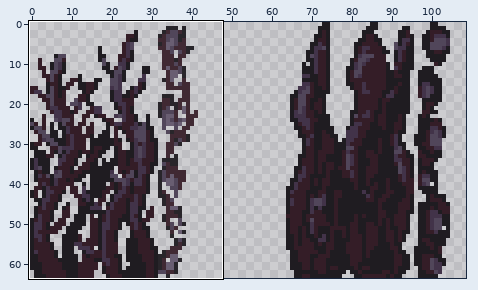
Sprite sheet: Assets/Art/Cenário/cerca.png. The first picture is a wide view before the edit; the outline marks the close-up.
Close-up. Before:
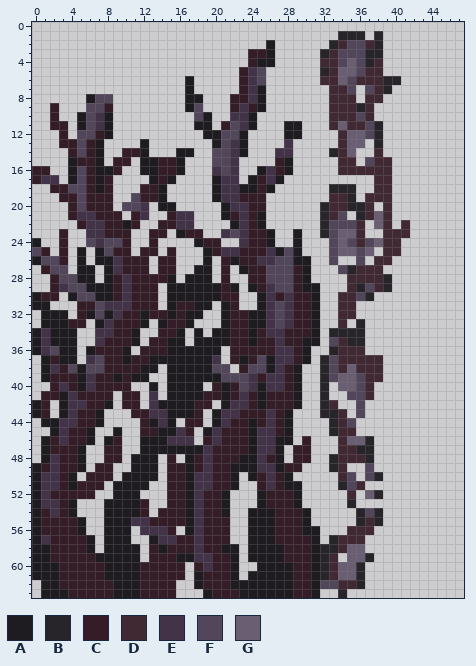
The file is 128x64 pixels. Colours within 5 levels of each other are drawn and written as one. Shown: x 0..47, y 0..63. The wide view leaves out empty margins. The commit also changed other parts of the picture, which this record leaves out.
Palette (. is transparent): A #1f1c21  B #28252a  C #341d27  D #402933  E #423349  F #51465a  G #695e72
Now the later version:
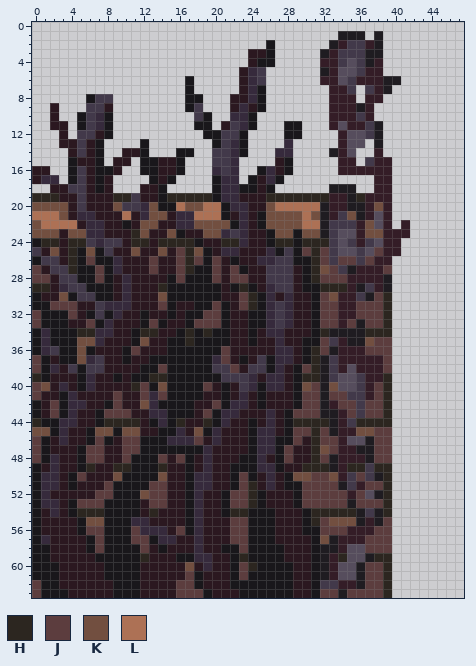
Colours new in this view: H #2c2620  J #5c3d3e  K #724f40  L #ad7155
Difference:
colour A: #1f1c21 -> #19171b
colour B: #28252a -> #1f1c21
colour C: #341d27 -> #2b1820
colour D: #402933 -> #341d27
colour E: #423349 -> #362a3c
colour F: #51465a -> #42394a
colour G: #695e72 -> #564d5d
y 19: x 0..2 ... -> HHH; x 9..10 .. -> HH; x 15..19 ..... -> HHHHH; x 26..32 ....... -> HHHHHHH; x 36 . -> H
y 20: x 0..3 .... -> KKKK; x 9 . -> K; x 13 . -> K; x 16..20 ..... -> LKKLL; x 26..31 ...... -> KLLLLL; x 38 . -> K
y 21: x 0..3 .... -> LLLK; x 10 . -> L; x 13..14 .. -> KK; x 18..20 ... -> LLL; x 26..31 ...... -> KKKKLK; x 35 . -> K
y 22: x 0..4 ..... -> KLLLL; x 12..13 .. -> KK; x 18..21 .... -> KKKK; x 26..31 ...... -> KKKKLL; x 37 . -> K
y 23: x 0..2 ... -> KKK; x 4..5 .. -> KK; x 11..12 .. -> HK; x 15 . -> K; x 19..20 .. -> KK; x 27..28 .. -> KK; x 30..31 .. -> KK; x 37..38 .. -> KK
y 24: x 1..2 .. -> HH; x 4..5 .. -> HH; x 11..12 .. -> HH; x 14..17 .... -> HHHH; x 21..22 .. -> HH; x 27..28 .. -> HH; x 30..32 ... -> HHH
y 25: x 2 . -> K; x 4 . -> H; x 6 . -> K; x 11 . -> K; x 14 . -> K; x 16..18 ... -> JHK; x 30..32 ... -> JHJ; x 38 . -> J
y 26: x 4 . -> H; x 6 . -> J; x 13 . -> J; x 16..18 ... -> JHJ; x 20 . -> J; x 31..32 .. -> HJ; x 34..35 .. -> JJ; x 37 . -> J
y 27: x 0 . -> J; x 4 . -> H; x 7 . -> J; x 13 . -> J; x 16..17 .. -> JH; x 20 . -> J; x 22 . -> J; x 31..33 ... -> HKJ; x 39 . -> J
y 28: x 0..1 .. -> JJ; x 7 . -> J; x 16 . -> J; x 20 . -> J; x 22..23 .. -> JJ; x 31..34 .... -> HJJJ
y 29: x 0..1 .. -> HH; x 14 . -> H; x 23 . -> H; x 32..34 ... -> HHH
y 30: x 3 . -> K; x 14 . -> K; x 23..24 .. -> JH; x 32..33 .. -> JK; x 38..39 .. -> JH
y 31: x 2..4 ... -> JJJ; x 14 . -> J; x 20 . -> J; x 23..24 .. -> JH; x 32..33 .. -> JJ; x 36..39 .... -> JJJH
y 32: x 0 . -> J; x 4 . -> J; x 19..20 .. -> JJ; x 32..33 .. -> JJ; x 36..39 .... -> JJJH
y 33: x 0 . -> J; x 6 . -> J; x 13 . -> J; x 18..20 ... -> JJJ; x 32..33 .. -> JJ; x 35 . -> J; x 37..39 ... -> JJH
y 34: x 5..6 .. -> HH; x 12..13 .. -> HH; x 17 . -> H; x 19 . -> H; x 32 . -> H; x 37..39 ... -> HHH
y 35: x 5..6 .. -> KK; x 12 . -> K; x 17 . -> H; x 32 . -> J; x 37..39 ... -> KJJ
y 36: x 5 . -> K; x 11 . -> J; x 21 . -> J; x 31..32 .. -> HJ; x 37..39 ... -> JJJ
y 37: x 0 . -> J; x 5 . -> K; x 21 . -> J; x 31 . -> H; x 39 . -> J
y 38: x 0 . -> J; x 14 . -> J; x 22 . -> J; x 30..31 .. -> JH; x 39 . -> J
y 39: x 0 . -> H; x 13..14 .. -> HH; x 30..31 .. -> HH; x 39 . -> H
y 40: x 0..1 .. -> JK; x 11..12 .. -> HJ; x 14 . -> K; x 19 . -> J; x 30..31 .. -> KJ; x 33 . -> K; x 38..39 .. -> JH
y 41: x 0 . -> J; x 9 . -> J; x 12 . -> J; x 14 . -> J; x 30..31 .. -> JJ; x 33..34 .. -> JJ; x 38..39 .. -> JH
y 42: x 2 . -> J; x 9 . -> J; x 12 . -> K; x 20 . -> J; x 30..31 .. -> JJ; x 34..35 .. -> JJ; x 37..39 ... -> JJH
y 43: x 2 . -> J; x 8..10 ... -> JJJ; x 19 . -> J; x 29..31 ... -> JJJ; x 35 . -> J; x 37..39 ... -> JJH
y 44: x 0 . -> H; x 8..11 .... -> HHHH; x 16 . -> H; x 19 . -> H; x 29..32 .... -> HHHH; x 36..39 .... -> HHHH
y 45: x 0..1 .. -> KK; x 7..8 .. -> KK; x 10..11 .. -> KK; x 18 . -> K; x 29..32 .... -> JJHJ; x 36..39 .... -> KKJJ
y 46: x 0 . -> J; x 7 . -> J; x 10..11 .. -> JJ; x 18 . -> J; x 29 . -> J; x 31..33 ... -> HJJ; x 38..39 .. -> JJ
y 47: x 0 . -> J; x 6..7 .. -> JJ; x 10..11 .. -> JJ; x 28 . -> J; x 31..33 ... -> HKJ; x 38..39 .. -> JJ
y 48: x 0 . -> J; x 6..7 .. -> JJ; x 10 . -> J; x 14 . -> J; x 16 . -> J; x 28 . -> J; x 31..32 .. -> HJ; x 38..39 .. -> JJ
y 49: x 6 . -> H; x 9..10 .. -> HH; x 14 . -> H; x 30..32 ... -> HHH; x 35..36 .. -> HH; x 38..39 .. -> HH
y 50: x 5 . -> J; x 9 . -> K; x 14 . -> K; x 23 . -> J; x 29..33 ..... -> KKJJK; x 36 . -> J; x 39 . -> H
y 51: x 8 . -> J; x 13..14 .. -> JJ; x 23..24 .. -> JH; x 30..33 .... -> JJJJ; x 37..39 ... -> JJH
y 52: x 7..8 .. -> JJ; x 12..14 ... -> KJJ; x 22..24 ... -> JJH; x 30..34 ..... -> JJJJJ; x 36 . -> J; x 39 . -> H
y 53: x 5..7 ... -> JJJ; x 13..14 .. -> JJ; x 22..24 ... -> JJH; x 30..34 ..... -> JJJJJ; x 36..39 .... -> JJJH
y 54: x 5..7 ... -> HHH; x 13 . -> H; x 22..23 .. -> HH; x 31..35 ..... -> HHHHH; x 39 . -> H
y 55: x 6..7 .. -> KK; x 22..23 .. -> JJ; x 31..35 ..... -> HJKKK; x 39 . -> J
y 56: x 6..7 .. -> JJ; x 11 . -> J; x 16 . -> J; x 22..23 .. -> JJ; x 32..34 ... -> JJJ; x 38..39 .. -> JJ
y 57: x 7 . -> J; x 11..12 .. -> JJ; x 22..23 .. -> JJ; x 32 . -> K; x 37..39 ... -> JJJ
y 58: x 7 . -> J; x 12 . -> J; x 23 . -> J; x 37..39 ... -> JJJ
y 59: x 12 . -> H; x 23 . -> H; x 34 . -> H; x 38..39 .. -> HH
y 60: x 17 . -> K; x 23..24 .. -> JH; x 37..39 ... -> JJH
y 61: x 17 . -> J; x 23 . -> J; x 37..39 ... -> JJH
y 62: x 0 . -> J; x 16..17 .. -> JJ; x 37..39 ... -> JJH
y 63: x 0 . -> J; x 16..18 ... -> JJJ; x 32..33 .. -> JJ; x 35..39 ..... -> JJJJH
Where, in picture pixels (left, top, right, bottom), the same in both close-ups:
changed: (32, 31, 410, 598)
